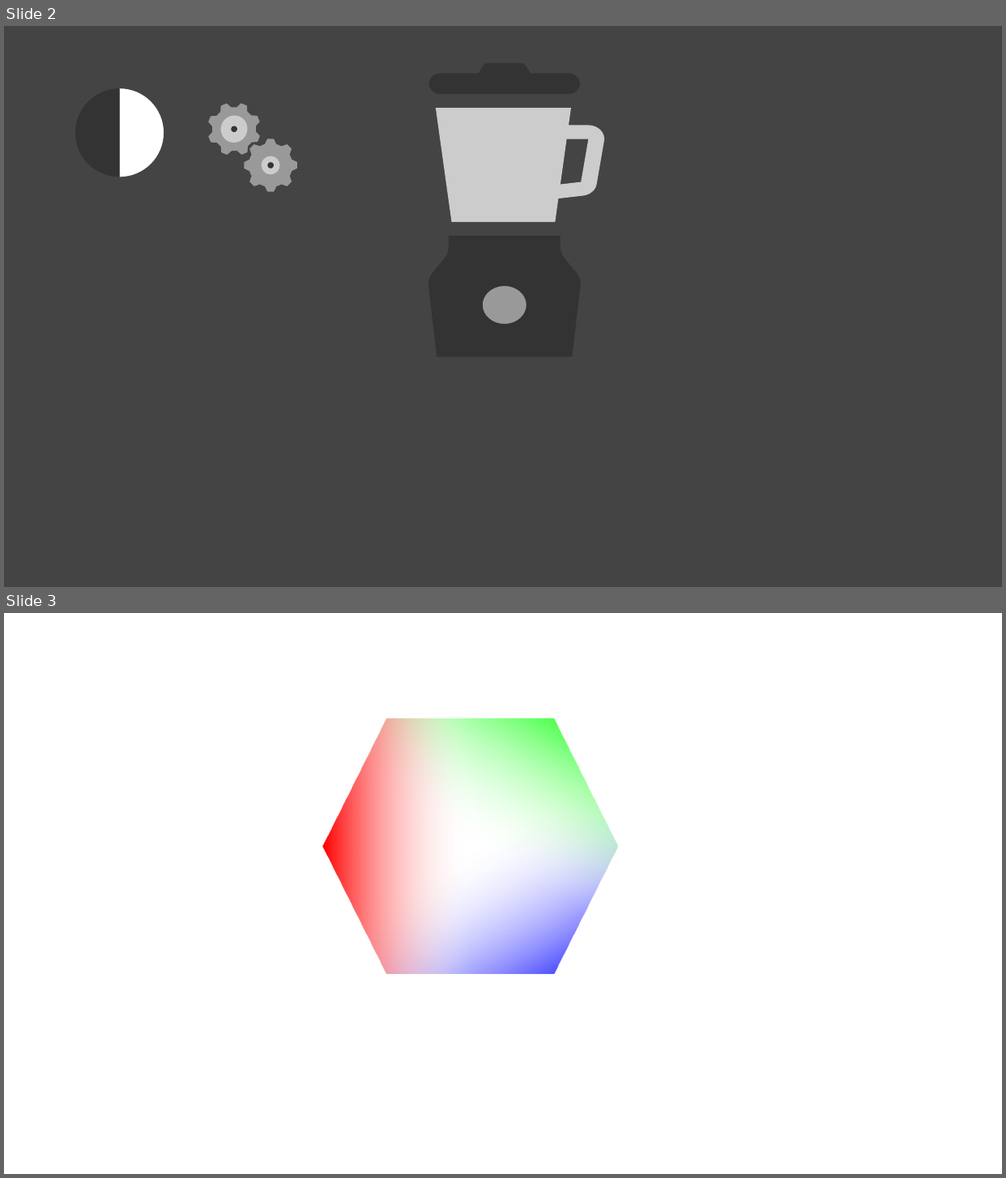
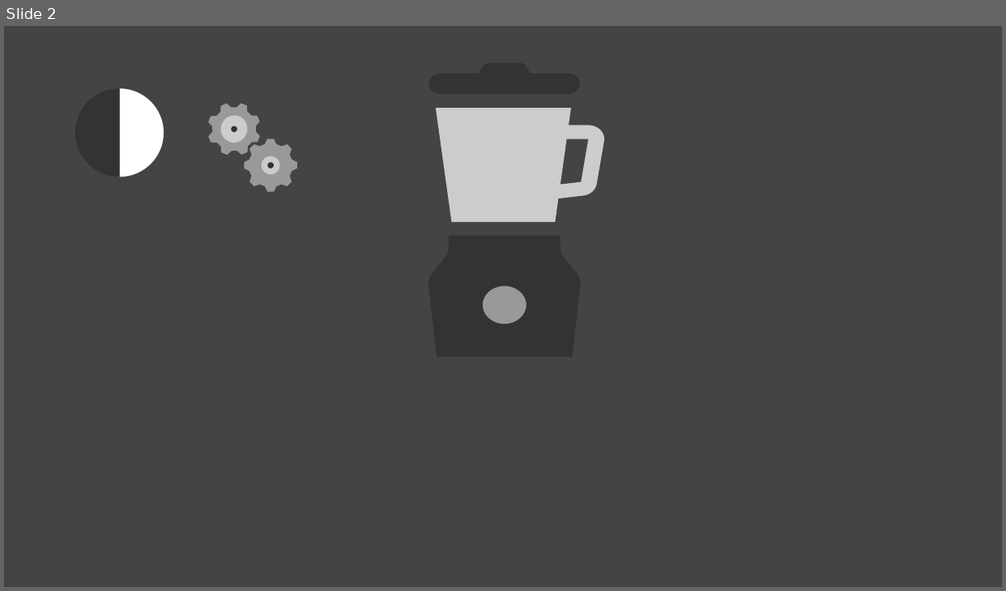
Before and after one commit to gbruneau/ColorPkr, a slide deck: src/asset/assetSources/ColorPkr-Icons.pptx. Shown one above the other, each under a label of ours: slides 2 and 3 before the commit, slide 2 after it. The pictures are 1006x1178 and 1006x591 pixels, drawn with LibreOffice and Linux fonts; fonts in the diff are those of the drawing. Boxes give left, top, right and bottom in pixels: in the first picture for what was removed or moved away, otherwise in the second. Text is boxed around its words. In the diff, an @@ line names an element or a change of style, - is before the commit and + after.

```diff
--- a/src/asset/assetSources/ColorPkr-Icons.pptx
+++ b/src/asset/assetSources/ColorPkr-Icons.pptx
@@ slide 3 removed at [4, 613, 1002, 1174], background #FFFFFF @@
@@ hexagon removed at [323, 718, 618, 973] @@
@@ hexagon removed at [323, 718, 618, 973] @@
@@ hexagon removed at [323, 718, 618, 973] @@
```
Also in this commit, not shown: 2 slides added, 12 other files.
